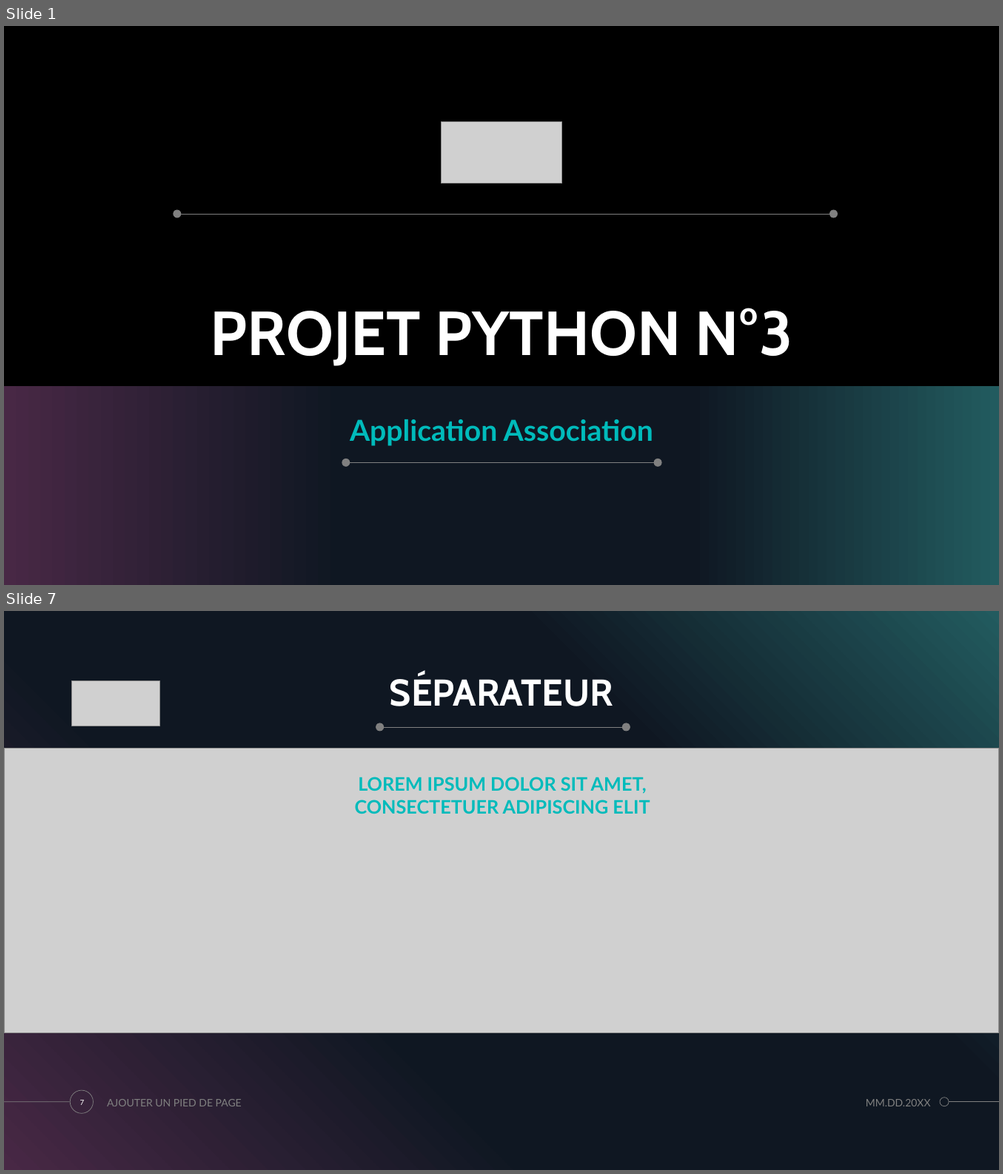
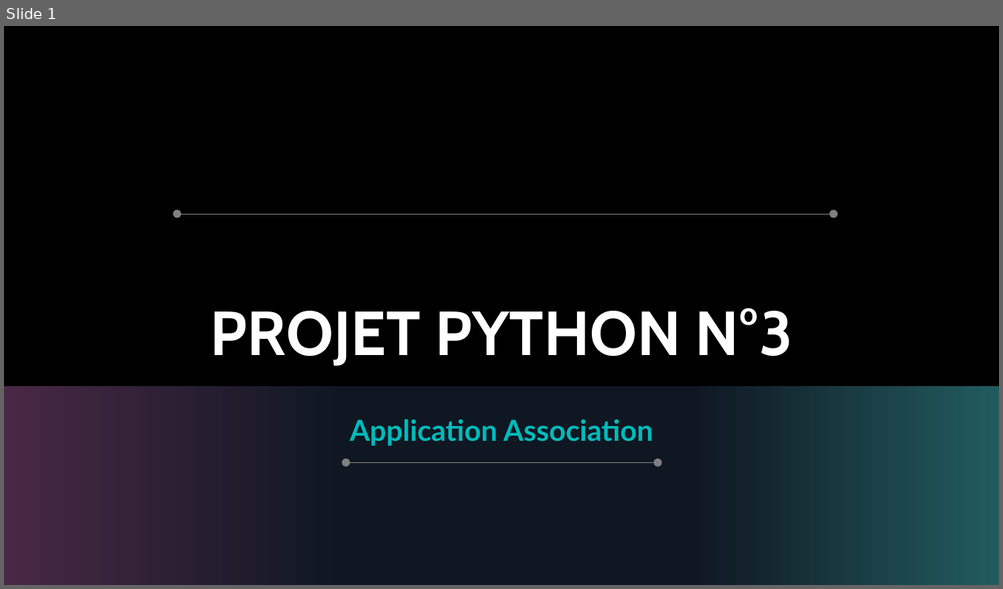
Before and after one commit to maldoq/ApplicationAssociation, a slide deck: Application/PROJET N°3 PYTHON.pptx. Shown one above the other, each under a label of ours: slides 1 and 7 before the commit, slide 1 after it; the slides between them are not shown. The pictures are 1003x1174 and 1003x589 pixels, drawn with LibreOffice and Linux fonts; fonts in the diff are those of the drawing; grey boxes stand for pictures; background and template pictures are left out. Boxes give left, top, right and bottom in pixels: in the first picture for what was removed or moved away, otherwise in the second. Text is boxed around its words. In the diff, an @@ line names an element or a change of style, - is before the commit and + after.

```diff
--- a/Application/PROJET N°3 PYTHON.pptx
+++ b/Application/PROJET N°3 PYTHON.pptx
@@ slide 7 removed at (x1=4, y1=611, x2=999, y2=1170), background #000000; not listed: 4 template elements that a slide beside it also shows @@
@@ rectangle removed at (x1=4, y1=611, x2=999, y2=1170) @@
@@ title removed at (x1=390, y1=675, x2=613, y2=706) @@
-SÉPARATEUR
@@ picture removed at (x1=72, y1=681, x2=160, y2=726) @@
@@ ellipse removed at (x1=375, y1=723, x2=384, y2=731) @@
@@ line removed from (381, 727) to (628, 727) @@
@@ ellipse removed at (x1=622, y1=723, x2=630, y2=731) @@
@@ picture removed at (x1=4, y1=749, x2=999, y2=1034) @@
@@ text removed at (x1=355, y1=777, x2=649, y2=814) @@
-LOREM IPSUM DOLOR SIT AMET, CONSECTETUER ADIPISCING ELIT
@@ page number removed at (x1=80, y1=1100, x2=85, y2=1105) @@
-7
@@ text removed at (x1=107, y1=1099, x2=242, y2=1107) @@
-AJOUTER UN PIED DE PAGE
@@ text removed at (x1=865, y1=1099, x2=930, y2=1107) @@
-MM.DD.20XX
@@ slide 1 changed as well @@
@@ picture removed at (x1=441, y1=121, x2=562, y2=184) @@
```
Also in this commit, not shown: 5 other slides changed, 1 slide added, 5 other slides removed, 4 other files.
